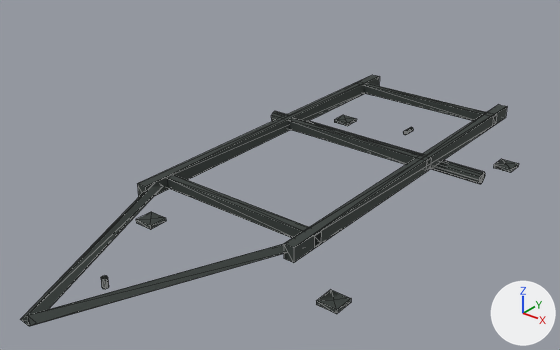
Two versions of the glTF model production/native-world/inputs/vintage-windup-camper--chassis.glb, one commit apart.
Camera for both pictures: a 50 mm camera at (-17.45, -33.33, 7.79) aimed at (-21.02, -28.87, 5.03). Arrows for +X, +Y and +Z are at lower right; the lights stay in place. The older version comes first. Mesh edges are drawn as thin lines. Vertices at exactly the same position are counted once.

The first picture shows 'vintage-windup-camper'.
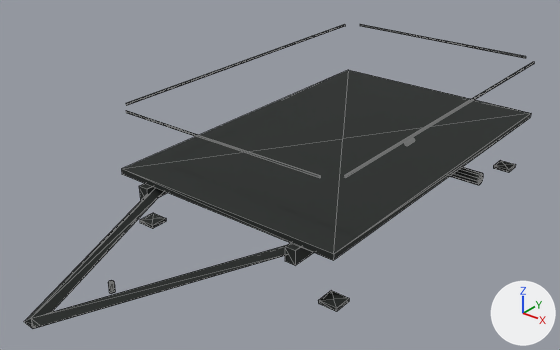
Edits to the bpy script that builds the scene:
```text
Add mat_material_14:
    mat_material_14 = principled_material('Material_14')
    mat_material_14.base_color = (0.0232, 0.0273, 0.0252)  # black #2a2e2c
    mat_material_14.metallic = 0.35
    mat_material_14.roughness = 0.8
Change me_mesh_0:
    remove me_mesh_0.from_pydata(...)  # 177 vertices, 304 faces; spans x -1.15..1.15, y -3.32..1.73, z 0.03..1.24
    add me_mesh_0.from_pydata(...)  # 227 vertices, 384 faces; spans x -1.15..1.15, y -3.3..1.71, z 0.03..1.13
    me_mesh_0 part 1: the loose piece of 10 vertices spanning x -0.79..-0.69, y -1.73..1.73, z 0.43..0.55 is scaled about its middle by (1, 0.991, 1), then moved by (0.0, 0.0, -0.03), in mat_material_14 (black #2a2e2c)
    me_mesh_0 part 2: the loose piece of 10 vertices spanning x 0.69..0.79, y -1.73..1.73, z 0.43..0.55 is scaled about its middle by (1, 0.991, 1), then moved by (0.0, 0.0, -0.03), in mat_material_14 (black #2a2e2c)
    me_mesh_0 part 3: the loose piece of 10 vertices spanning x -0.79..0.79, y 1.41..1.49, z 0.44..0.54 is moved by (0.0, 0.0, -0.03), in mat_material_14 (black #2a2e2c)
    me_mesh_0 part 4: the loose piece of 10 vertices spanning x -0.79..0.79, y 0.11..0.19, z 0.44..0.54 is moved by (0.0, 0.0, -0.03), in mat_material_14 (black #2a2e2c)
    me_mesh_0 part 5: the loose piece of 10 vertices spanning x -0.79..0.79, y -1.49..-1.41, z 0.44..0.54 is moved by (0.0, 0.0, -0.03), in mat_material_14 (black #2a2e2c)
    me_mesh_0 part 6: the loose piece of 10 vertices spanning x -1.04..-0.86, y 1.38..1.56, z 0.03..0.06 is scaled about its middle by (11.8, 18.3, 1.43), then moved by (0.95, -1.47, 0.5), in mat_material_14 (black #2a2e2c)
    me_mesh_0 part 7: the loose piece of 10 vertices spanning x -1.04..-0.86, y -1.56..-1.38, z 0.03..0.06 is scaled about its middle by (0.0556, 17.1, 0.457), then moved by (-0.1, 1.47, 1.06), in mat_material_14 (black #2a2e2c)
    me_mesh_0 part 8: the loose piece of 10 vertices spanning x 0.86..1.04, y 1.38..1.56, z 0.03..0.06 is scaled about its middle by (0.0556, 17.1, 0.457), then moved by (0.1, -1.47, 1.06), in mat_material_14 (black #2a2e2c)
    me_mesh_0 part 9: the loose piece of 10 vertices spanning x 0.86..1.04, y -1.56..-1.38, z 0.03..0.06 is scaled about its middle by (10.3, 0.0556, 0.457), then moved by (-0.95, 3.12, 1.06), in mat_material_14 (black #2a2e2c)
    me_mesh_0 part 10: the loose piece of 10 vertices spanning x -0.79..0.79, y -1.49..-1.41, z 0.44..0.54 is copied, and the copy is scaled about its middle by (1.18, 0.125, 0.178), then moved by (0.0, -0.2, 0.61), in mat_material_14 (black #2a2e2c); it spans x -0.93..0.93, y -1.65..-1.64, z 1.09..1.11
    me_mesh_0 part 11: the loose piece of 26 vertices spanning x 1.11..1.14, y -0.92..-0.83, z 1.21..1.24 is moved by (-0.01, 0.05, -0.1), in mat_material_14 (black #2a2e2c)
    me_mesh_0 part 12: the loose piece of 10 vertices spanning x -1.04..-0.86, y -1.56..-1.38, z 0.03..0.06 is copied, and the copy is scaled about its middle by (0.889, 0.889, 0.857), then moved by (0.01, 0.01, 0.0), in mat_material_14 (black #2a2e2c); it spans x -1.02..-0.87, y -1.54..-1.38, z 0.03..0.05
    me_mesh_0 part 13: the loose piece of 10 vertices spanning x 0.86..1.04, y 1.38..1.56, z 0.03..0.06 is copied, and the copy is scaled about its middle by (0.889, 0.889, 0.857), then moved by (-0.01, -0.01, 0.0), in mat_material_14 (black #2a2e2c); it spans x 0.87..1.02, y 1.38..1.54, z 0.03..0.05
    me_mesh_0 part 14: the loose piece of 10 vertices spanning x 0.86..1.04, y -1.56..-1.38, z 0.03..0.06 is copied, and the copy is scaled about its middle by (0.889, 0.889, 0.857), then moved by (-0.01, 0.01, 0.0), in mat_material_14 (black #2a2e2c); it spans x 0.87..1.02, y -1.54..-1.38, z 0.03..0.05
    me_mesh_0 part 15: the loose piece of 17 vertices spanning x -0.78..0.78, y -3.32..-1.55, z 0.45..0.53 is moved by (0.0, 0.02, -0.03), in mat_material_14 (black #2a2e2c)
    me_mesh_0 part 16: the loose piece of 18 vertices spanning x 0.32..0.36, y -2.99..-2.95, z 0.7..0.77 is moved by (0.02, 0.03, -0.04), in mat_material_14 (black #2a2e2c)
    me_mesh_0 part 17: 8 vertices moved within x -1.15..1.15, y 0.42..0.45, z 0.31..0.41; 18 vertices removed from x -1.15..1.15, y 0.4..0.5, z 0.31..0.41; 18 vertices added at x -1.15..1.15, y 0.37..0.47, z 0.31..0.41
    me_mesh_0 part 18: 4 faces spanning x -1.15..1.15, y 0.42..0.45, z 0.31..0.41 switch from mat_material_18 (dark grey #404744) to mat_material_14 (black #2a2e2c)
    other edits to the shape of me_mesh_0 do not show in these pictures
```

What differs and where, as boxes [x1, y1, x2, y2] in the pictures (560 x 350 px; the box of a moved part takes in the faces that stretch with it):
'vintage-windup-camper', reshaped (21% taller)
    before: [20, 75, 519, 326]
    after: [24, 24, 534, 329]
part 1 of me_mesh_0, moved or reshaped
    before: [137, 75, 380, 197]
    after: [139, 184, 167, 200]
part 2 of me_mesh_0, moved or reshaped
    before: [284, 105, 507, 263]
    after: [285, 243, 314, 265]
part 3 of me_mesh_0, moved or reshaped (not visible afterwards)
    before: [364, 83, 497, 125]
part 4 of me_mesh_0, moved or reshaped (not visible afterwards)
    before: [289, 118, 431, 170]
part 5 of me_mesh_0, moved or reshaped (not visible afterwards)
    before: [167, 175, 321, 244]
part 6 of me_mesh_0, moved or reshaped
    before: [334, 115, 357, 126]
    after: [121, 70, 531, 260]
part 7 of me_mesh_0, moved or reshaped
    before: [136, 212, 166, 230]
    after: [126, 24, 345, 105]
part 8 of me_mesh_0, moved or reshaped
    before: [493, 159, 519, 173]
    after: [344, 62, 534, 178]
part 9 of me_mesh_0, moved or reshaped
    before: [316, 290, 351, 314]
    after: [360, 24, 526, 58]
part 10 of me_mesh_0, added
    after: [126, 111, 320, 178]
part 11 of me_mesh_0, moved or reshaped
    before: [403, 127, 414, 135]
    after: [405, 138, 415, 146]
part 12 of me_mesh_0, added
    after: [140, 213, 166, 229]
part 13 of me_mesh_0, added
    after: [493, 160, 516, 173]
part 14 of me_mesh_0, added
    after: [318, 290, 349, 312]
part 15 of me_mesh_0, moved or reshaped
    before: [20, 185, 287, 326]
    after: [24, 188, 287, 329]
part 16 of me_mesh_0, moved or reshaped
    before: [101, 275, 109, 289]
    after: [108, 280, 115, 293]
part 17 of me_mesh_0, moved or reshaped
    before: [271, 111, 485, 184]
    after: [450, 168, 483, 185]
part 18 of me_mesh_0, recoloured
    before: [273, 111, 483, 174]
    after: [462, 167, 481, 173]
